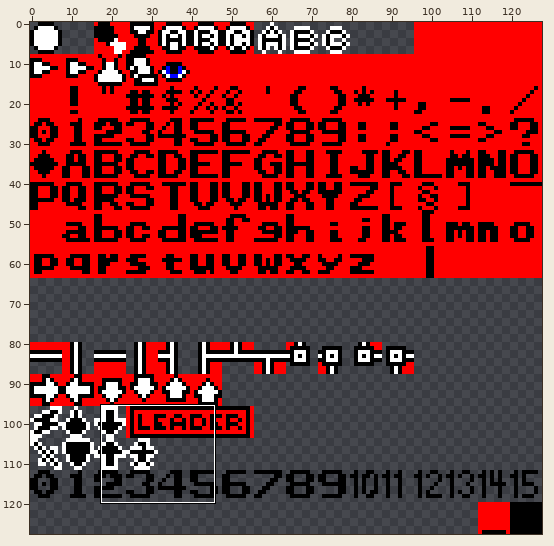
Sprite sheet: resources/sprites/charset.png. The picture above shows the old version from afar; the outline marks the close-up.
Close-up. As it was:
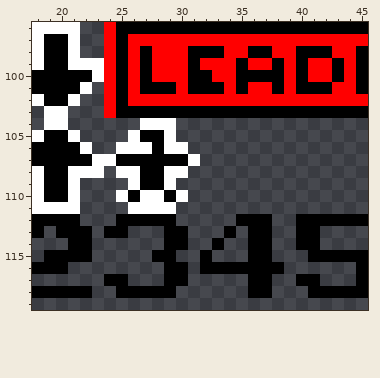
The file is 128x128 pixels. Shown: x 18..45, y 96..119.
New version:
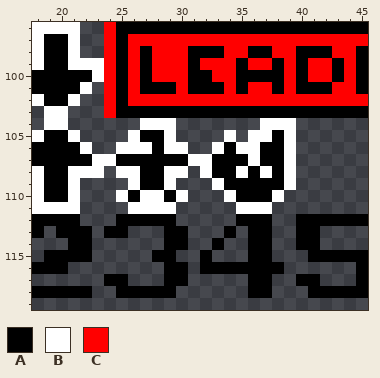
Palette (. is transparent): A #000000  B #ffffff  C #ff0000
Difference:
The edit adds colour A in row 105 at x 38; in row 106 at x 34 and 37 to 38; in row 107 at x 33 to 35 and 37 to 38; in row 108 at x 33 to 34, 36 and 38; in row 109 at x 34 to 38; in row 110 at x 35 to 37.
The edit adds colour B in row 104 at x 37 to 39; in row 105 at x 34, 36 to 37 and 39; in row 106 at x 33, 35 to 36 and 39; in row 107 at x 32, 36 and 39; in row 108 at x 32, 35, 37 and 39; in row 109 at x 33 and 39.
The edit adds colour B in row 110 at x 34 and 38; in row 111 at x 35 to 37.
